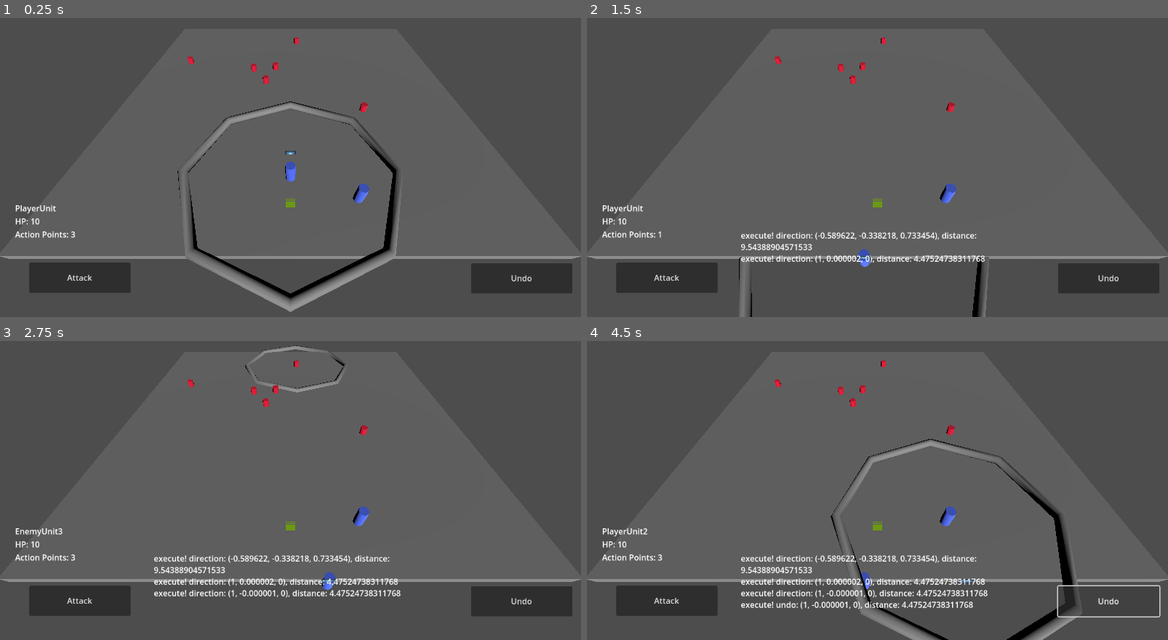
Above: before the commit, frames 1-4 (two rows, left to right).
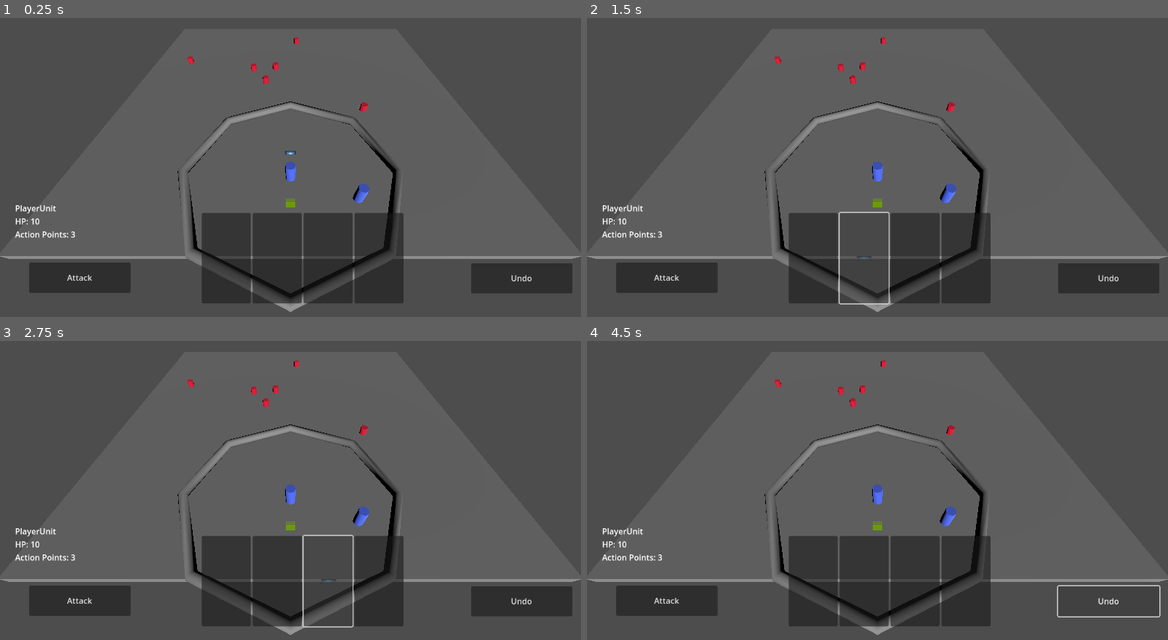
Above: after the commit, the same moments.

Repository: ValorZard/Priyanka-outdated
Game: Godot game, scene res://GameBoard/test_scene.tscn
The game is run twice, just before and just after one commit, with the same random seed, the same clock (stepped at 60 frames per second) and the same inputs. The engine's default icon, where the game draws it, is replaced by a stand-in: a white triangle on a blue panel in a dark square.
Inputs (mouse positions are in pixels of both pictures, inside the frame that each line leads up to):
- Up to frame 1 (0.25 s): no input
- Up to frame 2 (1.5 s): click (813, 257) at 0.52 s; click (865, 257) at 1.27 s
- Up to frame 3 (2.75 s): click (325, 580) at 2.02 s
- Up to frame 4 (4.5 s): click (964, 580) at 2.77 s; click "Attack" at 3.5 s; click "Undo" at 4.25 s

The runs differ from the first frame. In frame 1, 9.4% of the frame differs, in the area x 34-70%, y 65-96%; in frame 2, 9.3%; in frame 3, 9.8%; in frame 4, 13%, in the area x 9-86%, y 27-100%.

Commit message:
redid Card stuff, no actual functionality yet

Diff:
--- /dev/null
+++ b/Cards/Card.gd
@@ -0,0 +1,13 @@
+extends Sprite3D
+
+class_name Card
+
+
+# Called when the node enters the scene tree for the first time.
+func _ready():
+	pass # Replace with function body.
+
+
+# Called every frame. 'delta' is the elapsed time since the previous frame.
+func _process(delta):
+	pass
--- /dev/null
+++ b/Cards/RealCard.tscn
@@ -0,0 +1,8 @@
+[gd_scene load_steps=3 format=3 uid="uid://ban7iman6kcce"]
+
+[ext_resource type="Texture2D" uid="uid://cj08alkgohkss" path="res://Cards/Yugioh_Card_Back.jpg" id="1_mlvkj"]
+[ext_resource type="Script" path="res://Cards/Card.gd" id="2_kk7u4"]
+
+[node name="Card" type="Sprite3D"]
+texture = ExtResource("1_mlvkj")
+script = ExtResource("2_kk7u4")
--- a/GameBoard/test_scene.tscn
+++ b/GameBoard/test_scene.tscn
@@ -6,6 +6,7 @@
 [ext_resource type="PackedScene" uid="uid://cmy4ycwq53ul2" path="res://Prototyping/Box.tscn" id="4_t58ag"]
 [ext_resource type="Texture2D" uid="uid://dhjqljog8gjbn" path="res://icon.svg" id="5_7oytf"]
 [ext_resource type="Script" path="res://GameBoard/Cursor.gd" id="5_64lmv"]
+[ext_resource type="PackedScene" uid="uid://vokfoas7a3nt" path="res://UI/CardUI.tscn" id="5_ienob"]
 [ext_resource type="PackedScene" uid="uid://ouuora8lxpt7" path="res://Units/EnemyUnit.tscn" id="7_7icr8"]
 [ext_resource type="Script" path="res://GameBoard/CombatManager.gd" id="8_quw6g"]
 
@@ -52,6 +53,13 @@
 offset_bottom = 601.0
 text = "Undo
 "
+
+[node name="CardUI" parent="InputManager" instance=ExtResource("5_ienob")]
+layout_mode = 0
+offset_left = 400.0
+offset_top = 441.0
+offset_right = 800.0
+offset_bottom = 621.0
 
 [node name="StatsLabel" type="Label" parent="InputManager"]
 layout_mode = 0
--- a/UI/Card.tscn
+++ /dev/null
@@ -1,7 +0,0 @@
-[gd_scene load_steps=2 format=3 uid="uid://dj1nmmgfqjrx2"]
-
-[ext_resource type="Script" path="res://UI/Card.gd" id="1_2vklg"]
-
-[node name="Card" type="Button"]
-size_flags_horizontal = 3
-script = ExtResource("1_2vklg")
--- a/UI/Card.gd
+++ b/UI/CardButton.gd
@@ -1,6 +1,6 @@
-extends Button
+extends Node
 
-class_name Card
+class_name CardButton
 
 # Called when the node enters the scene tree for the first time.
 func _ready():
--- /dev/null
+++ b/UI/CardButton.tscn
@@ -0,0 +1,5 @@
+[gd_scene format=3 uid="uid://c3x3m37qiby8q"]
+
+[node name="CardButton" type="Button"]
+offset_right = 85.0
+offset_bottom = 150.0
--- a/UI/CardHand.gd
+++ b/UI/CardHand.gd
@@ -10,10 +10,16 @@
 
 # Called when the node enters the scene tree for the first time.
 func _ready():
-	for card in get_children():
-		if card is Card:
-			card.connect("button_up", _on_Card_Selected)
+	for card_button in get_children():
+		if card_button is Button:
+			card_button.connect("button_up", _on_Card_Selected)
 
+func is_hovered() -> bool:
+	for card_button in get_children():
+		if card_button is Button:
+			if card_button.is_hovered():
+				return true
+	return false
 
 # Called every frame. 'delta' is the elapsed time since the previous frame.
 func _process(delta):
--- a/UI/CardUI.tscn
+++ b/UI/CardUI.tscn
@@ -1,30 +1,26 @@
 [gd_scene load_steps=3 format=3 uid="uid://vokfoas7a3nt"]
 
 [ext_resource type="Script" path="res://UI/CardHand.gd" id="1_7fhvl"]
-[ext_resource type="PackedScene" uid="uid://dj1nmmgfqjrx2" path="res://UI/Card.tscn" id="2_yyfhi"]
+[ext_resource type="PackedScene" uid="uid://c3x3m37qiby8q" path="res://UI/CardButton.tscn" id="2_eh4jl"]
 
-[node name="CardUI" type="Control"]
-layout_mode = 3
-anchors_preset = 0
-offset_left = 400.0
-offset_right = 400.0
-offset_bottom = 180.0
-
-[node name="CardHand" type="HBoxContainer" parent="."]
-layout_mode = 0
+[node name="CardUI" type="HBoxContainer"]
 offset_top = 450.0
 offset_right = 400.0
 offset_bottom = 630.0
 script = ExtResource("1_7fhvl")
 
-[node name="Card" parent="CardHand" instance=ExtResource("2_yyfhi")]
+[node name="CardButton" parent="." instance=ExtResource("2_eh4jl")]
 layout_mode = 2
+size_flags_horizontal = 3
 
-[node name="Card2" parent="CardHand" instance=ExtResource("2_yyfhi")]
+[node name="CardButton2" parent="." instance=ExtResource("2_eh4jl")]
 layout_mode = 2
+size_flags_horizontal = 3
 
-[node name="Card3" parent="CardHand" instance=ExtResource("2_yyfhi")]
+[node name="CardButton3" parent="." instance=ExtResource("2_eh4jl")]
 layout_mode = 2
+size_flags_horizontal = 3
 
-[node name="Card4" parent="CardHand" instance=ExtResource("2_yyfhi")]
+[node name="CardButton4" parent="." instance=ExtResource("2_eh4jl")]
 layout_mode = 2
+size_flags_horizontal = 3
--- a/UI/InputManager.gd
+++ b/UI/InputManager.gd
@@ -16,9 +16,11 @@
 	$AttackButton.connect("button_up", game_board.do_attack)
 	$UndoButton.connect("button_up", game_board.undo_command)
 
+
+
 # if the cursor is currently over a button or other UI element, don't allow it to click to move the unit
 func cursor_can_click() -> bool:
-	if $AttackButton.is_hovered() or $UndoButton.is_hovered():
+	if $AttackButton.is_hovered() or $UndoButton.is_hovered() or $CardUI.is_hovered():
 		return false
 	return true
 
Binary file added: Cards/Yugioh_Card_Back.jpg
Not shown, added: Cards/Yugioh_Card_Back.jpg.import
Not shown: 1 places in GameBoard/test_scene.tscn that only renumber resources
